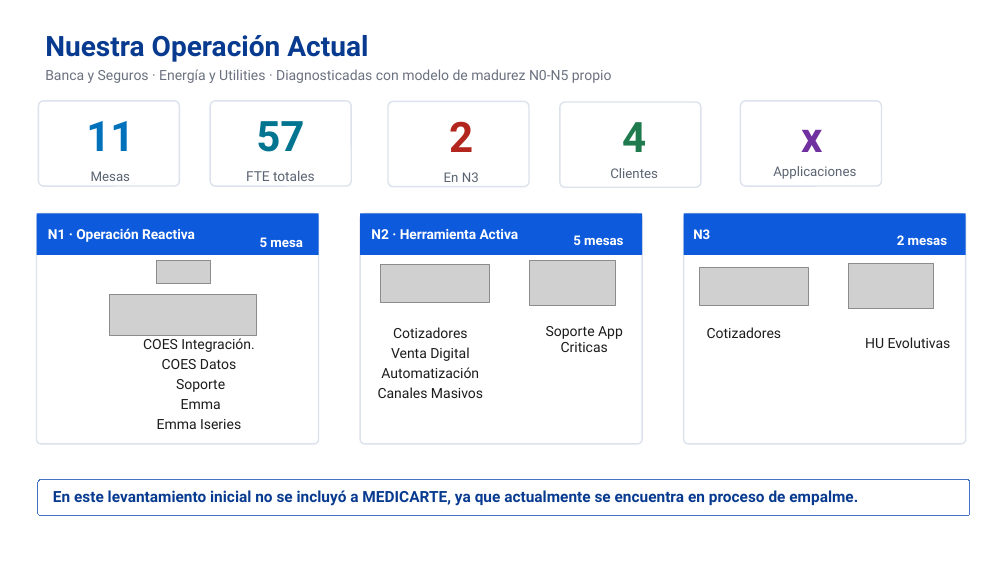
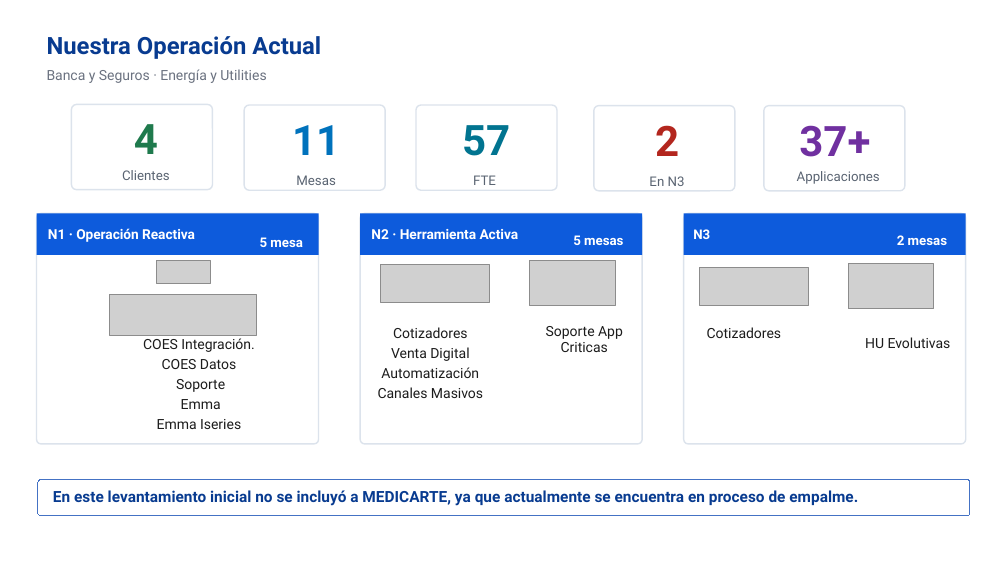
Before and after one commit to nataliazarthapersonalsoft/mesadeservicio-modernizacionaplicaciones, a slide deck: slide 23 of 01-Ideacion/01-benchmarking/Benchmarking Mesa de Servicio.pptx. Drawn at 1008x567 pixels with LibreOffice and Linux fonts; fonts in the diff are those of the drawing; grey boxes stand for pictures; background and template pictures are left out. Boxes give left, top, right and bottom in pixels: in the first picture for what was removed or moved away, otherwise in the second. Text is boxed around its words. In the diff, an @@ line names an element or a change of style, - is before the commit and + after.

```diff
--- a/01-Ideacion/01-benchmarking/Benchmarking Mesa de Servicio.pptx
+++ b/01-Ideacion/01-benchmarking/Benchmarking Mesa de Servicio.pptx
@@ text "Nuestra Operación Actual" at (47,36,321,59): size 20 to 17 pt @@
@@ text at (47,69,266,83): text changed @@
-Banca y Seguros · Energía y Utilities · Diagnosticadas con modelo de madurez N0-N5 propio
+Banca y Seguros · Energía y Utilities
@@ rounded rectangle: place and size @@
-rounded rectangle at (559,102,701,187)
+rounded rectangle at (72,105,213,191)
@@ text "4": place and size @@
-text "4" at (622,122,646,152)
+text "4" at (134,124,158,154)
@@ 5 texts, 3 rounded rectangles: place and size @@
-5 texts, 3 rounded rectangles at (38,101,529,187)
+5 texts, 3 rounded rectangles at (244,105,735,192)
@@ rounded rectangle: place and size @@
-rounded rectangle at (741,101,882,186)
+rounded rectangle at (764,106,905,192)
@@ text at (799,125,870,157): text changed @@
-x
+37+
@@ text "Clientes": place and size @@
-text "Clientes" at (610,168,658,178)
+text "Clientes" at (122,170,170,180)
@@ text at (473,175,496,185): text changed; size 9.8 to 9.5 pt @@
-FTE totales
+FTE
@@ text "Applicaciones": place and size @@
-text "Applicaciones" at (773,166,856,179)
+text "Applicaciones" at (797,171,880,184)
```
Also in this commit, not shown: 6 other slides changed, 6 slides added, 24 slides removed, 5 other files.
